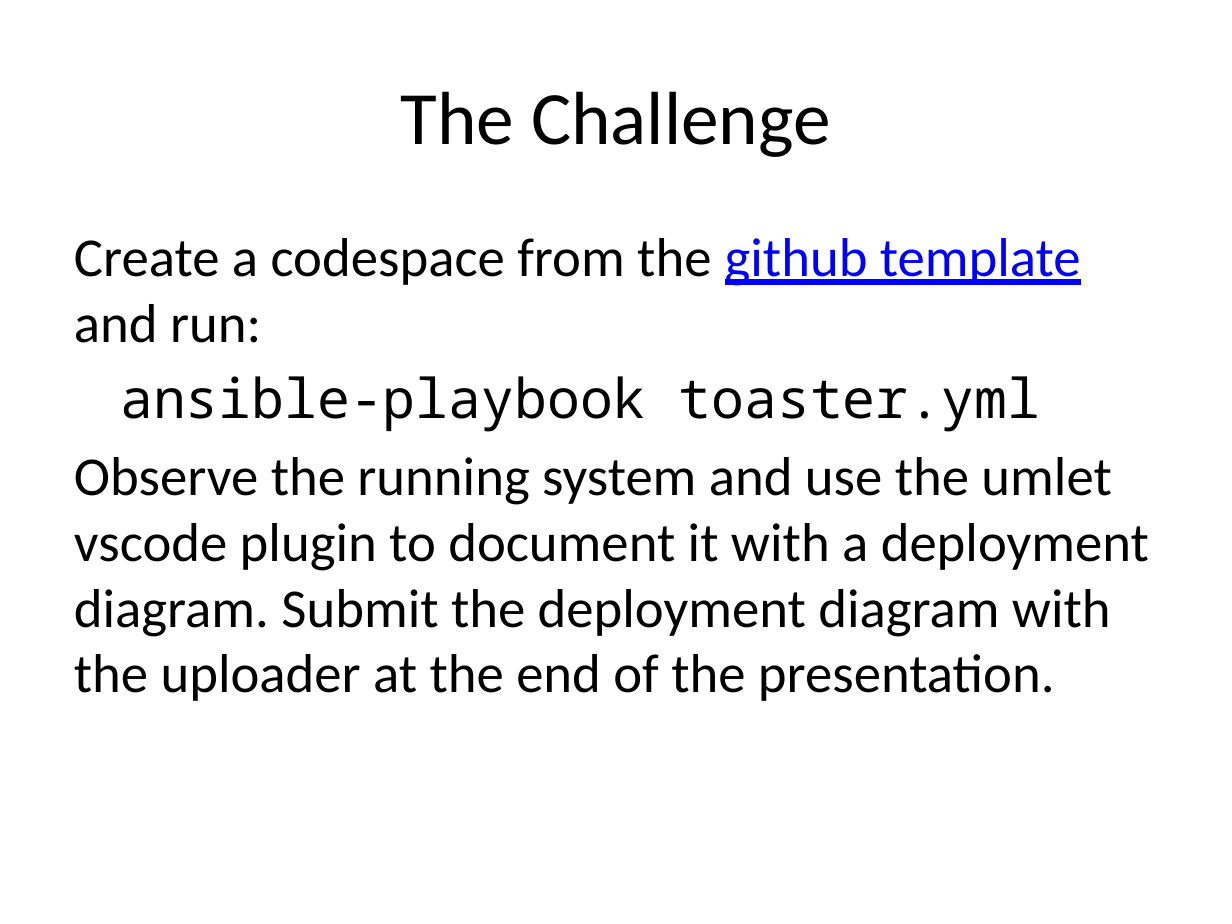
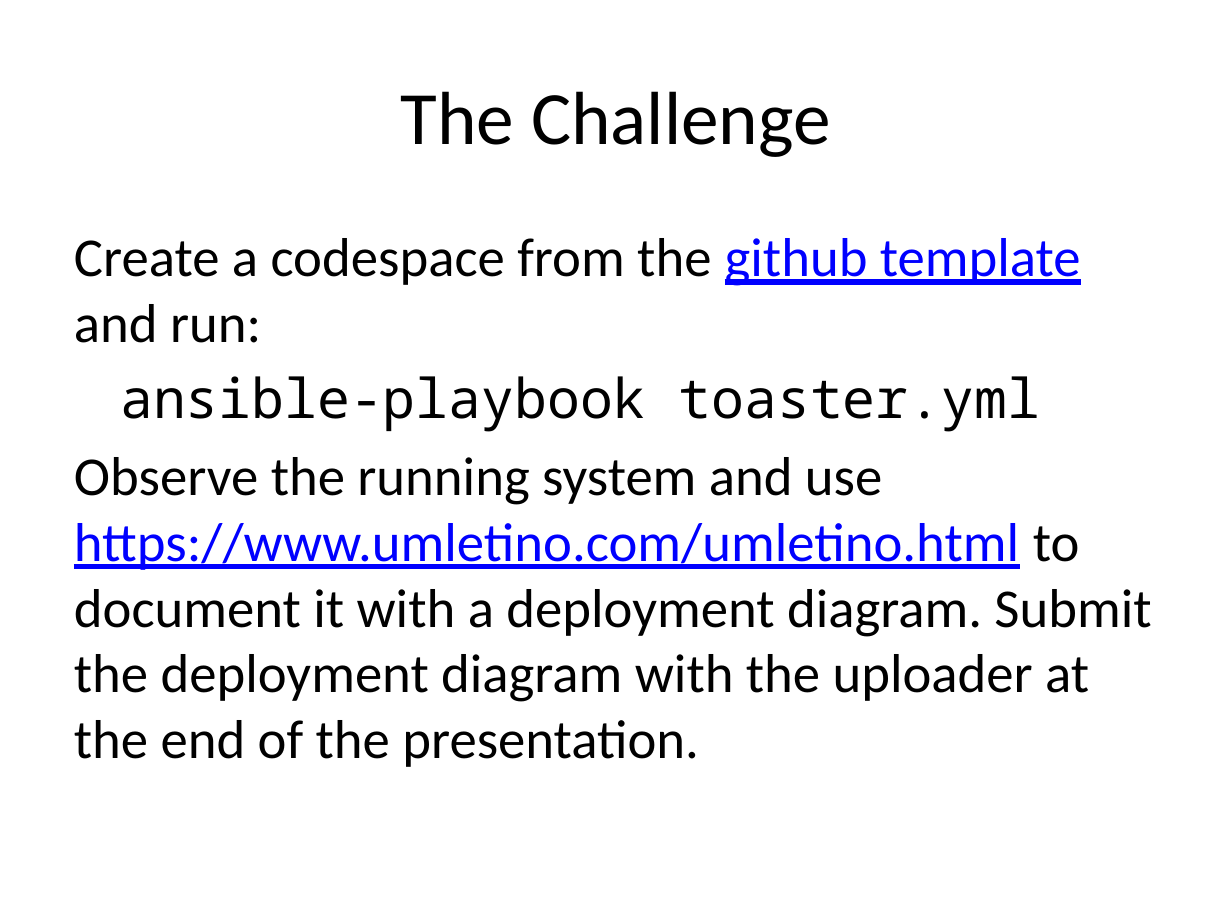
Before and after one commit to rhildred/INFO8985, a slide deck: slide 3 of observability/slides.pptx. Drawn at 1232x924 pixels with LibreOffice and Linux fonts; fonts in the diff are those of the drawing. Boxes give left, top, right and bottom in pixels: in the first picture for what was removed or moved away, otherwise in the second. Text is boxed around its words. In the diff, an @@ line names an element or a change of style, - is before the commit and + after.

Commit message:
deploy: 20f303d3de83525092cba9be2a15e497db0fd716

```diff
--- a/observability/slides.pptx
+++ b/observability/slides.pptx
@@ text at (74,457,1151,767): text changed @@
-Observe the running system and use the umlet vscode plugin to document it with a deployment diagram. Submit the deployment diagram with the uploader at the end of the presentation.
+Observe the running system and use https://www.umletino.com/umletino.html to document it with a deployment diagram. Submit the deployment diagram with the uploader at the end of the presentation.
```
Also in this commit, not shown: 18 other files.
